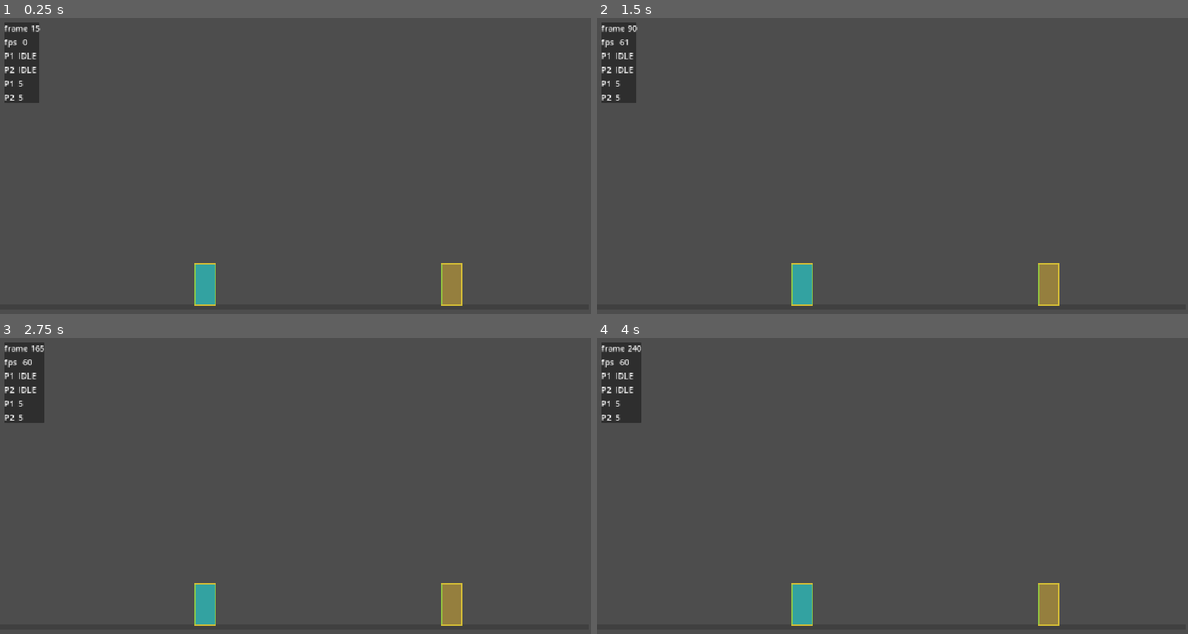
Above: before the commit, frames 1-4 (two rows, left to right).
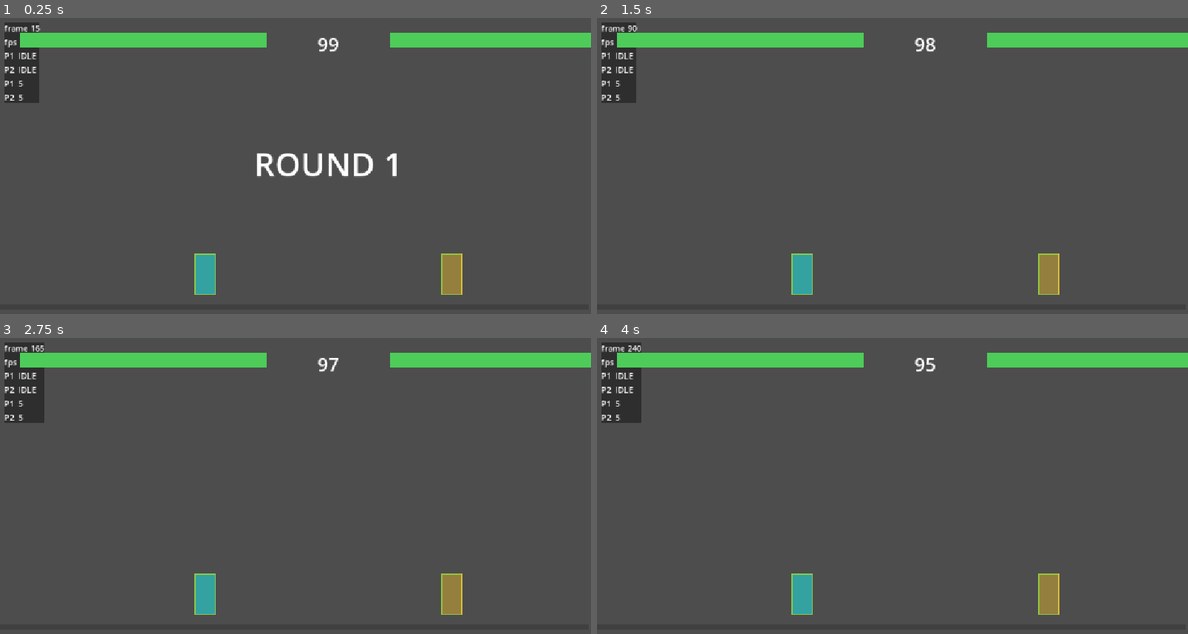
Above: after the commit, the same moments.

Repository: Fernsz1/LOTA
Game: Godot game, scene res://scenes/main.tscn
Same seed, same stepped clock (60 frames per second), same inputs: the game is played once before the commit and once after it.
Inputs (mouse positions are in pixels of both pictures, inside the frame that each line leads up to):
- Up to frame 1 (0.25 s): no input
- Up to frame 2 (1.5 s): tap Enter (ui_accept) at 0.5, 0.6, 0.77, 1.07, 1.25 s; move the mouse to (1022, 166) at 0.52 s; click (1022, 166) at 0.67 s; drag from (774, 201) to (862, 251) at 1.27 s
- Up to frame 3 (2.75 s): move the mouse to (354, 429) at 2.02 s; tap Alt at 2.1 s; click (354, 429) at 2.17 s; tap Enter (ui_accept) at 2.3 s
- Up to frame 4 (4 s): tap Enter (ui_accept) at 2.75, 3.5, 3.6, 3.77 s; drag from (862, 571) to (715, 453) at 2.77 s; move the mouse to (1069, 554) at 3.52 s; click (1069, 554) at 3.67 s

The runs differ from the first frame. In frame 1, 5.3% of the frame differs, in the area x 3-100%, y 4-98%; in frame 2, 4.4%; in frame 3, 4.4%; in frame 4, 4.4%.

Commit message:
feat(match): rounds, timer, health bars, KO, best-of-3 [2.6]
MatchState (pure, unit-tested) tracks rounds won, the 99s timer, and the
FIGHT/ROUND_END/MATCH_END phases for a best-of-3. MatchManager (priority 2)
reads post-resolution health, detects KO / timeout, forces KO on the loser,
awards the round, holds, then resets positions+health+FSM for the next round
or ends the match (rematch on confirm). Adds the match HUD (health bars,
timer, round pips, announce) and wires the move resources + match nodes into
main.tscn.

Diff:
--- a/scenes/main.tscn
+++ b/scenes/main.tscn
@@ -4,6 +4,10 @@
 [ext_resource type="PackedScene" uid="uid://bmkrf5kiynq8k" path="res://scenes/debug_overlay.tscn" id="2_dbgovl"]
 [ext_resource type="PackedScene" uid="uid://bmkrf5josp6lk" path="res://scenes/character_box.tscn" id="3_charbox"]
 [ext_resource type="Script" path="res://scripts/combat/combat_debug.gd" id="4_dbgbox"]
+[ext_resource type="Resource" path="res://characters/jerb/moves/jab.tres" id="5_jab"]
+[ext_resource type="Resource" path="res://characters/jerb/moves/heavy.tres" id="6_heavy"]
+[ext_resource type="PackedScene" path="res://scenes/match_hud.tscn" id="7_mhud"]
+[ext_resource type="Script" path="res://scripts/match/match_manager.gd" id="8_mmgr"]
 
 [node name="Main" type="Node2D" unique_id=175851764]
 script = ExtResource("1_main")
@@ -17,15 +21,27 @@
 [node name="P1" parent="." unique_id=841665642 instance=ExtResource("3_charbox")]
 position = Vector2(400, 560)
 box_color = Color(0.2, 0.5, 0.9, 1)
+move_fast = ExtResource("5_jab")
+move_heavy = ExtResource("6_heavy")
 
 [node name="P2" parent="." unique_id=1624087936 instance=ExtResource("3_charbox")]
 position = Vector2(880, 560)
 player_index = 2
 facing = -1
 box_color = Color(0.9, 0.25, 0.2, 1)
+move_fast = ExtResource("5_jab")
+move_heavy = ExtResource("6_heavy")
 
 [node name="CombatDebug" type="Node2D" parent="."]
 script = ExtResource("4_dbgbox")
 players = [NodePath("../P1"), NodePath("../P2")]
 
 [node name="DebugOverlay" parent="." unique_id=2021885996 instance=ExtResource("2_dbgovl")]
+
+[node name="MatchHUD" parent="." instance=ExtResource("7_mhud")]
+
+[node name="MatchManager" type="Node" parent="."]
+script = ExtResource("8_mmgr")
+p1_path = NodePath("../P1")
+p2_path = NodePath("../P2")
+hud_path = NodePath("../MatchHUD")
--- /dev/null
+++ b/scenes/match_hud.tscn
@@ -0,0 +1,65 @@
+[gd_scene load_steps=2 format=3 uid="uid://b0lota0mtchhud1"]
+
+[ext_resource type="Script" path="res://scripts/match_hud.gd" id="1_mhud"]
+
+[node name="MatchHUD" type="CanvasLayer"]
+script = ExtResource("1_mhud")
+
+[node name="P1Bar" type="ColorRect" parent="."]
+offset_left = 40.0
+offset_top = 30.0
+offset_right = 520.0
+offset_bottom = 58.0
+color = Color(0.1, 0.1, 0.1, 0.7)
+
+[node name="Fill" type="ColorRect" parent="P1Bar"]
+offset_right = 480.0
+offset_bottom = 28.0
+color = Color(0.3, 0.8, 0.35, 1)
+
+[node name="P2Bar" type="ColorRect" parent="."]
+offset_left = 760.0
+offset_top = 30.0
+offset_right = 1240.0
+offset_bottom = 58.0
+color = Color(0.1, 0.1, 0.1, 0.7)
+
+[node name="Fill" type="ColorRect" parent="P2Bar"]
+offset_right = 480.0
+offset_bottom = 28.0
+color = Color(0.3, 0.8, 0.35, 1)
+
+[node name="Timer" type="Label" parent="."]
+offset_left = 590.0
+offset_top = 26.0
+offset_right = 690.0
+offset_bottom = 70.0
+theme_override_font_sizes/font_size = 36
+text = "99"
+horizontal_alignment = 1
+
+[node name="P1Rounds" type="Label" parent="."]
+offset_left = 40.0
+offset_top = 62.0
+offset_right = 520.0
+offset_bottom = 90.0
+theme_override_colors/font_color = Color(1, 0.85, 0.2, 1)
+theme_override_font_sizes/font_size = 24
+
+[node name="P2Rounds" type="Label" parent="."]
+offset_left = 760.0
+offset_top = 62.0
+offset_right = 1240.0
+offset_bottom = 90.0
+theme_override_colors/font_color = Color(1, 0.85, 0.2, 1)
+theme_override_font_sizes/font_size = 24
+horizontal_alignment = 2
+
+[node name="Announce" type="Label" parent="."]
+offset_left = 340.0
+offset_top = 240.0
+offset_right = 940.0
+offset_bottom = 320.0
+theme_override_font_sizes/font_size = 64
+horizontal_alignment = 1
+vertical_alignment = 1
--- /dev/null
+++ b/scripts/match/match_manager.gd
@@ -0,0 +1,107 @@
+extends Node
+## Round & match orchestration (2.6). Runs after main.gd (priority 2) so it reads
+## post-resolution health each frame. Drives the pure MatchState, detects KO/timeout,
+## handles round-end → reset → next round / match-end, and reflects to the HUD.
+
+const RESET_DELAY: int = 90        # frames to hold on KO/result before the next round
+const P1_SPAWN_X: float = 400.0
+const P2_SPAWN_X: float = 880.0
+const INTRO_FRAMES: int = 45       # how long "ROUND N" stays up at round start
+
+@export var p1_path: NodePath
+@export var p2_path: NodePath
+@export var hud_path: NodePath
+
+var _p1: CharacterController
+var _p2: CharacterController
+var _hud: Node
+var _state: MatchState = MatchState.new()
+var _delay: int = 0
+
+func _ready() -> void:
+	process_physics_priority = 2
+	_p1 = get_node(p1_path)
+	_p2 = get_node(p2_path)
+	_hud = get_node(hud_path)
+	_state.start_match()
+	_reset_round()
+
+func _physics_process(_delta: float) -> void:
+	match _state.phase:
+		MatchState.Phase.FIGHT:
+			_fight()
+		MatchState.Phase.ROUND_END:
+			_round_end()
+		MatchState.Phase.MATCH_END:
+			_match_end()
+
+func _fight() -> void:
+	_update_bars()
+	if _p1.is_frozen() or _p2.is_frozen():
+		return                                   # paused during hitstop
+	_state.tick_timer()
+	_hud.set_timer(_state.seconds_left())
+	if _state.time_left <= MatchState.ROUND_FRAMES - INTRO_FRAMES:
+		_hud.announce("")                        # clear the round intro
+	var winner: int = _winner_now()
+	if winner != -1:
+		_end_round(winner)
+
+# Round winner: 1 / 2 player, 0 = draw, -1 = still going.
+func _winner_now() -> int:
+	var p1_dead: bool = _p1.health <= 0
+	var p2_dead: bool = _p2.health <= 0
+	if p1_dead and p2_dead:
+		return 0
+	if p2_dead:
+		return 1
+	if p1_dead:
+		return 2
+	if _state.time_up():
+		if _p1.health > _p2.health:
+			return 1
+		if _p2.health > _p1.health:
+			return 2
+		return 0
+	return -1
+
+func _end_round(winner: int) -> void:
+	if winner != 1:
+		_p1.force_ko()
+	if winner != 2:
+		_p2.force_ko()
+	_state.record_round_win(winner)              # winner 0 → draw, no point, replay
+	_hud.set_rounds(1, _state.p1_rounds)
+	_hud.set_rounds(2, _state.p2_rounds)
+	if _state.phase == MatchState.Phase.MATCH_END:
+		_hud.announce("PLAYER %d WINS" % _state.match_winner())
+	elif winner == 0:
+		_hud.announce("DRAW")
+	else:
+		_hud.announce("K.O.")
+	_delay = RESET_DELAY
+
+func _round_end() -> void:
+	_update_bars()
+	_delay -= 1
+	if _delay <= 0:
+		_reset_round()
+
+func _match_end() -> void:
+	if Input.is_action_just_pressed("ui_accept"):
+		_state.start_match()
+		_reset_round()
+
+func _reset_round() -> void:
+	_p1.reset_for_round(P1_SPAWN_X)
+	_p2.reset_for_round(P2_SPAWN_X)
+	_state.start_round()
+	_update_bars()
+	_hud.set_timer(_state.seconds_left())
+	_hud.set_rounds(1, _state.p1_rounds)
+	_hud.set_rounds(2, _state.p2_rounds)
+	_hud.announce("ROUND %d" % (_state.p1_rounds + _state.p2_rounds + 1))
+
+func _update_bars() -> void:
+	_hud.set_health(1, float(_p1.health) / float(CharacterController.MAX_HEALTH))
+	_hud.set_health(2, float(_p2.health) / float(CharacterController.MAX_HEALTH))
--- /dev/null
+++ b/scripts/match/match_state.gd
@@ -0,0 +1,59 @@
+class_name MatchState
+extends RefCounted
+## Pure round/match progression (2.6). No Node, no rendering — tracks rounds won, the
+## round timer, and the match phase. The MatchManager node drives it (ticks the timer,
+## feeds round winners) and reflects it to the HUD; KO/health live on the controllers.
+## Pure logic → unit-testable headless.
+
+const ROUNDS_TO_WIN: int = 2          # best-of-3
+const ROUND_FRAMES: int = 99 * 60     # 99-second round at 60 Hz
+
+enum Phase { FIGHT, ROUND_END, MATCH_END }
+
+var p1_rounds: int = 0
+var p2_rounds: int = 0
+var time_left: int = ROUND_FRAMES
+var phase: int = Phase.FIGHT
+
+## Begin (or restart) a round: full timer, back to FIGHT.
+func start_round() -> void:
+	time_left = ROUND_FRAMES
+	phase = Phase.FIGHT
+
+## Hard reset for a brand-new match.
+func start_match() -> void:
+	p1_rounds = 0
+	p2_rounds = 0
+	start_round()
+
+## Advance the round clock one frame (clamped at 0). Only meaningful while FIGHT.
+func tick_timer() -> void:
+	if time_left > 0:
+		time_left -= 1
+
+func time_up() -> bool:
+	return time_left <= 0
+
+## Seconds remaining, rounded up — for the HUD.
+func seconds_left() -> int:
+	return (time_left + 59) / 60
+
+## Record a round win for player 1 or 2. Moves to MATCH_END if it clinches the match,
+## otherwise ROUND_END. A winner of 0 means a draw (no point) → ROUND_END (replay).
+func record_round_win(player: int) -> void:
+	if player == 1:
+		p1_rounds += 1
+	elif player == 2:
+		p2_rounds += 1
+	phase = Phase.MATCH_END if is_match_over() else Phase.ROUND_END
+
+func is_match_over() -> bool:
+	return p1_rounds >= ROUNDS_TO_WIN or p2_rounds >= ROUNDS_TO_WIN
+
+## Match winner (1/2), or 0 if undecided.
+func match_winner() -> int:
+	if p1_rounds >= ROUNDS_TO_WIN:
+		return 1
+	if p2_rounds >= ROUNDS_TO_WIN:
+		return 2
+	return 0
--- /dev/null
+++ b/scripts/match_hud.gd
@@ -0,0 +1,30 @@
+extends CanvasLayer
+## Match HUD (2.6): two health bars, a round timer, per-player round pips, and a
+## centered announce line. Cosmetic only — the MatchManager pushes values in; this
+## never reads or writes game state.
+
+const BAR_W: float = 480.0   # must match the bar ColorRect widths in match_hud.tscn
+
+@onready var _p1_fill: ColorRect = $P1Bar/Fill
+@onready var _p2_fill: ColorRect = $P2Bar/Fill
+@onready var _timer: Label = $Timer
+@onready var _round_labels: Array[Label] = [$P1Rounds, $P2Rounds]
+@onready var _announce: Label = $Announce
+
+## frac in 0..1. P1 depletes from the inner (right) edge; P2 mirrors (inner/left edge).
+func set_health(player: int, frac: float) -> void:
+	var w: float = BAR_W * clampf(frac, 0.0, 1.0)
+	if player == 1:
+		_p1_fill.size.x = w
+	else:
+		_p2_fill.size.x = w
+		_p2_fill.position.x = BAR_W - w
+
+func set_timer(seconds: int) -> void:
+	_timer.text = str(seconds)
+
+func set_rounds(player: int, won: int) -> void:
+	_round_labels[player - 1].text = "●".repeat(won)
+
+func announce(text: String) -> void:
+	_announce.text = text
--- /dev/null
+++ b/tests/test_match_state.gd
@@ -0,0 +1,65 @@
+extends SceneTree
+## Headless unit tests for MatchState (2.6) — round/match progression.
+## Run: godot --headless --script res://tests/test_match_state.gd  (exit 0 = all pass)
+
+const MS := preload("res://scripts/match/match_state.gd")
+
+var _checks := 0
+var _failures := 0
+
+func _check(cond: bool, msg: String) -> void:
+	_checks += 1
+	if cond:
+		print("PASS: ", msg)
+	else:
+		_failures += 1
+		push_error("FAIL: " + msg)
+		printerr("FAIL: ", msg)
+
+func _initialize() -> void:
+	_test_start()
+	_test_timer()
+	_test_round_progression()
+	_test_draw()
+	print("\n%d checks, %d failures" % [_checks, _failures])
+	quit(1 if _failures > 0 else 0)
+
+func _test_start() -> void:
+	var m := MS.new()
+	m.start_match()
+	_check(m.p1_rounds == 0 and m.p2_rounds == 0, "start_match() zeroes rounds")
+	_check(m.time_left == MS.ROUND_FRAMES, "start_match() fills the timer")
+	_check(m.phase == MS.Phase.FIGHT, "start_match() → FIGHT")
+	_check(not m.is_match_over(), "fresh match not over")
+
+func _test_timer() -> void:
+	var m := MS.new()
+	m.start_match()
+	m.tick_timer()
+	_check(m.time_left == MS.ROUND_FRAMES - 1, "tick_timer() decrements")
+	_check(m.seconds_left() == 99, "seconds_left() rounds up (99)")
+	for _i in MS.ROUND_FRAMES:
+		m.tick_timer()
+	_check(m.time_left == 0, "timer clamps at 0 (never negative)")
+	_check(m.time_up(), "time_up() true at 0")
+
+func _test_round_progression() -> void:
+	var m := MS.new()
+	m.start_match()
+	m.record_round_win(1)
+	_check(m.p1_rounds == 1, "round 1 → P1 has 1")
+	_check(m.phase == MS.Phase.ROUND_END, "first win → ROUND_END")
+	_check(not m.is_match_over(), "1 win is not match-over")
+	m.start_round()
+	_check(m.phase == MS.Phase.FIGHT and m.time_left == MS.ROUND_FRAMES, "start_round() resets")
+	m.record_round_win(1)
+	_check(m.is_match_over(), "2 wins → match over (best-of-3)")
+	_check(m.phase == MS.Phase.MATCH_END, "clinching win → MATCH_END")
+	_check(m.match_winner() == 1, "match_winner() == 1")
+
+func _test_draw() -> void:
+	var m := MS.new()
+	m.start_match()
+	m.record_round_win(0)
+	_check(m.p1_rounds == 0 and m.p2_rounds == 0, "draw awards no point")
+	_check(m.phase == MS.Phase.ROUND_END, "draw → ROUND_END (replay)")
Not shown, added: scripts/match/match_manager.gd.uid
Not shown, added: scripts/match/match_state.gd.uid
Not shown, added: scripts/match_hud.gd.uid
Not shown, added: tests/test_match_state.gd.uid
